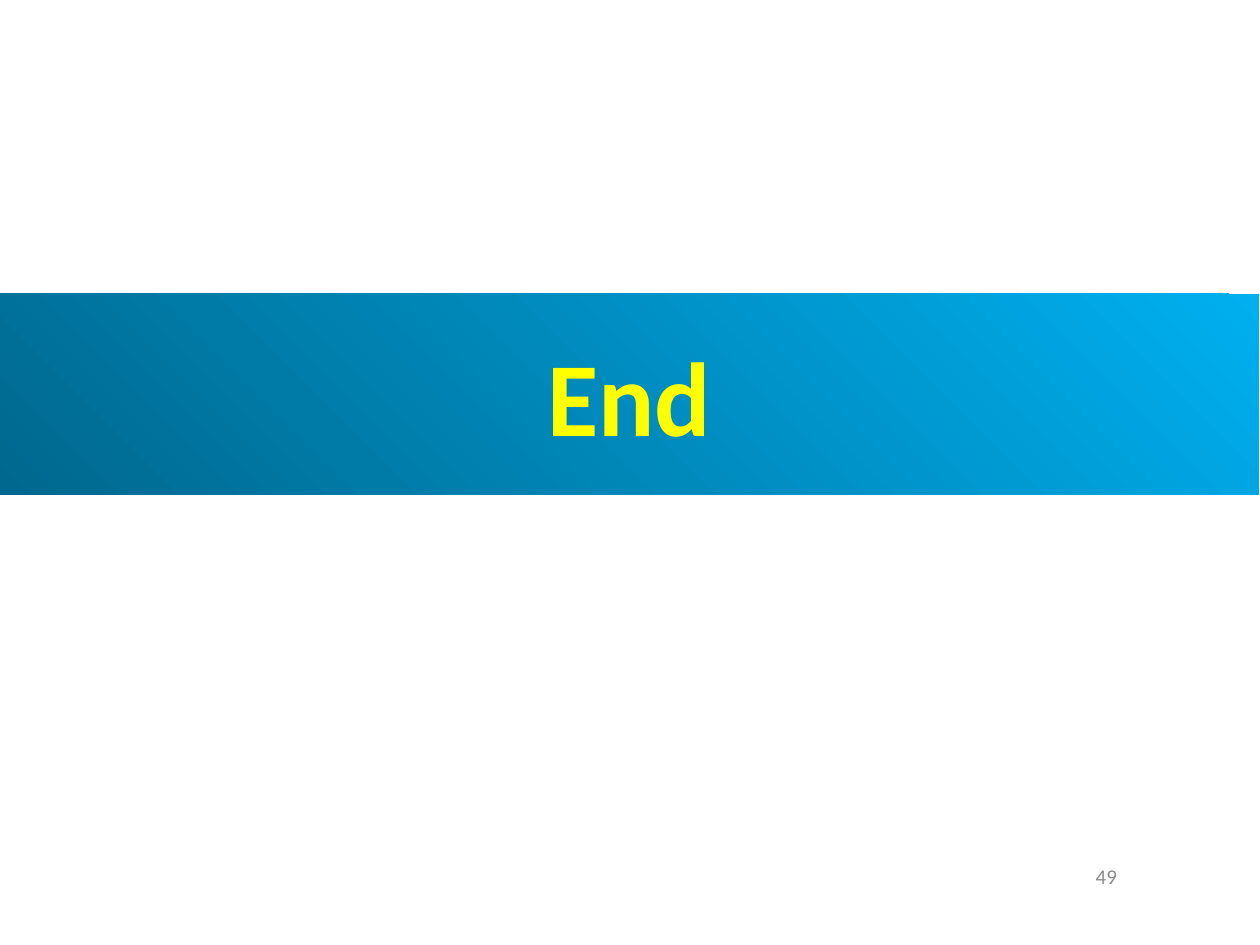
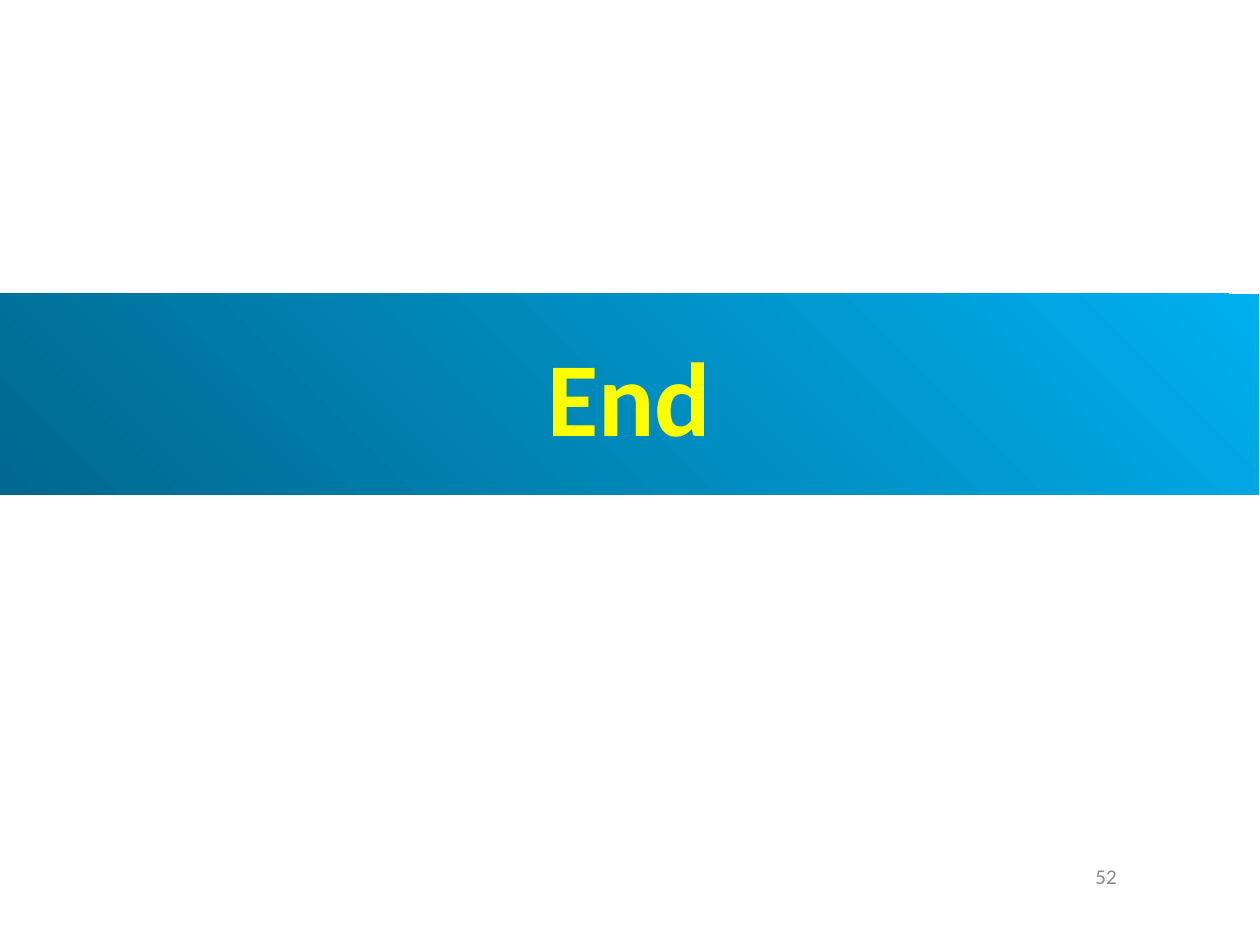
Before and after one commit to peterhchen/AIU_CS850_Gem5_McPAT, a slide deck: slide 52 of 050_Gem5/019.EventDrSim/000_Video/019.EventDrSim.ppt (slide 49 before the commit). Drawn at 1260x945 pixels with LibreOffice and Linux fonts; fonts in the diff are those of the drawing. Boxes give left, top, right and bottom in pixels: in the first picture for what was removed or moved away, otherwise in the second. Text is boxed around its words. In the diff, an @@ line names an element or a change of style, - is before the commit and + after.

```diff
--- a/050_Gem5/019.EventDrSim/000_Video/019.EventDrSim.ppt
+++ b/050_Gem5/019.EventDrSim/000_Video/019.EventDrSim.ppt
@@ page number added at [1095,870,1116,884], 12 pt, text #8B8B8B @@
+52
@@ page number removed at [1096,870,1117,884] @@
-49
```
Also in this commit, not shown: 3 other slides changed, 3 slides added.
